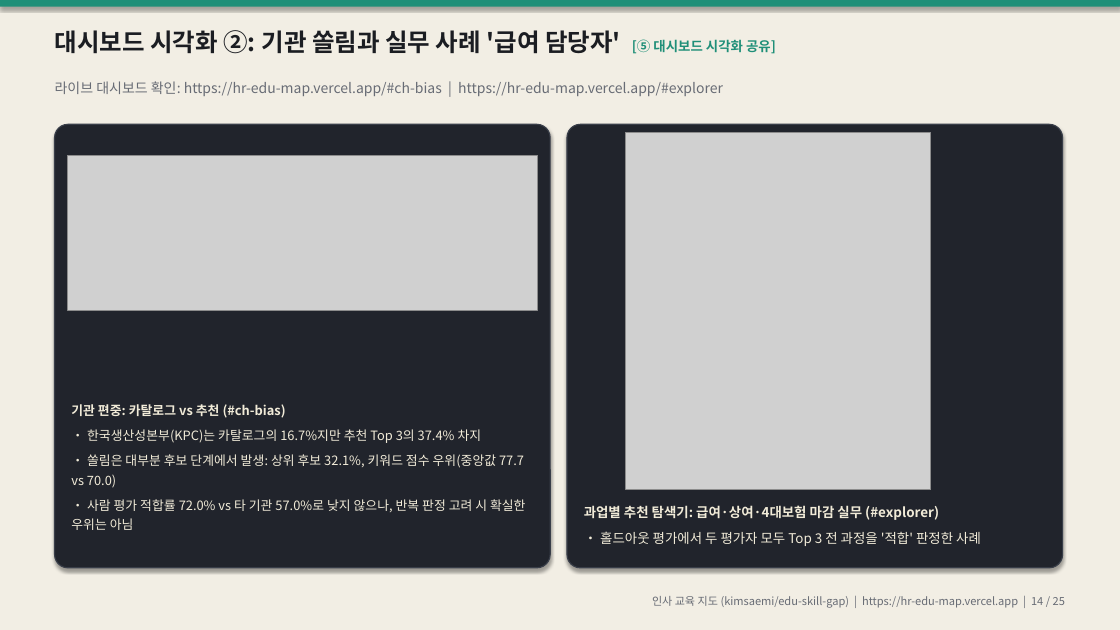
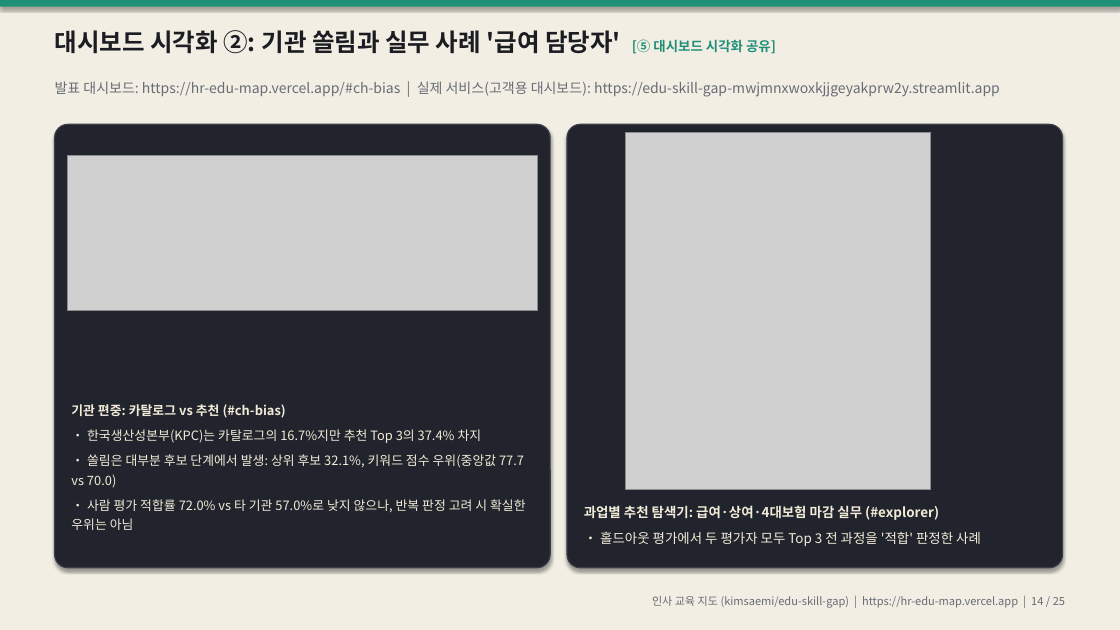
Before and after one commit to kimsaemi/edu-skill-gap, a slide deck: slide 14 of presentation/HR_교육지도_발표.pptx. Drawn at 1120x630 pixels with LibreOffice and Linux fonts; fonts in the diff are those of the drawing; grey boxes stand for pictures. Boxes give left, top, right and bottom in pixels: in the first picture for what was removed or moved away, otherwise in the second. Text is boxed around its words. In the diff, an @@ line names an element or a change of style, - is before the commit and + after.

```diff
--- a/presentation/HR_교육지도_발표.pptx
+++ b/presentation/HR_교육지도_발표.pptx
@@ text at bbox=[55, 81, 1000, 97]: text changed @@
-라이브 대시보드 확인: https://hr-edu-map.vercel.app/#ch-bias | https://hr-edu-map.vercel.app/#explorer
+발표 대시보드: https://hr-edu-map.vercel.app/#ch-bias | 실제 서비스(고객용 대시보드): https://edu-skill-gap-mwjmnxwoxkjjgeyakprw2y.streamlit.app
```
Also in this commit, not shown: 1 other slide changed, 6 other files.
